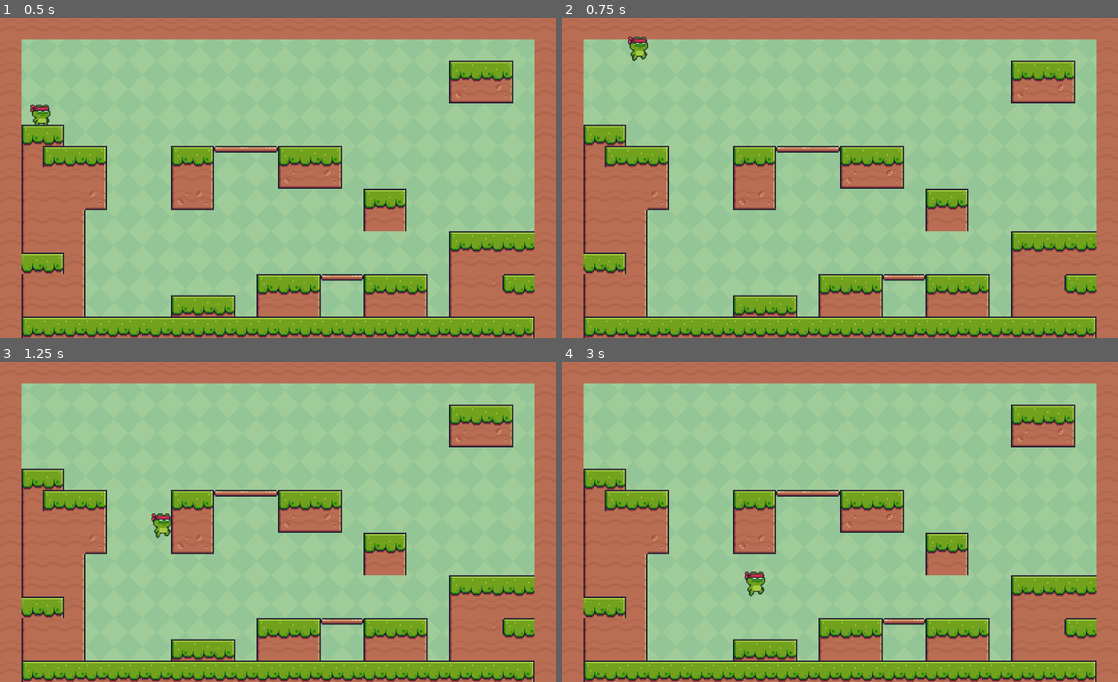
Above: before the commit, frames 1-4 (two rows, left to right).
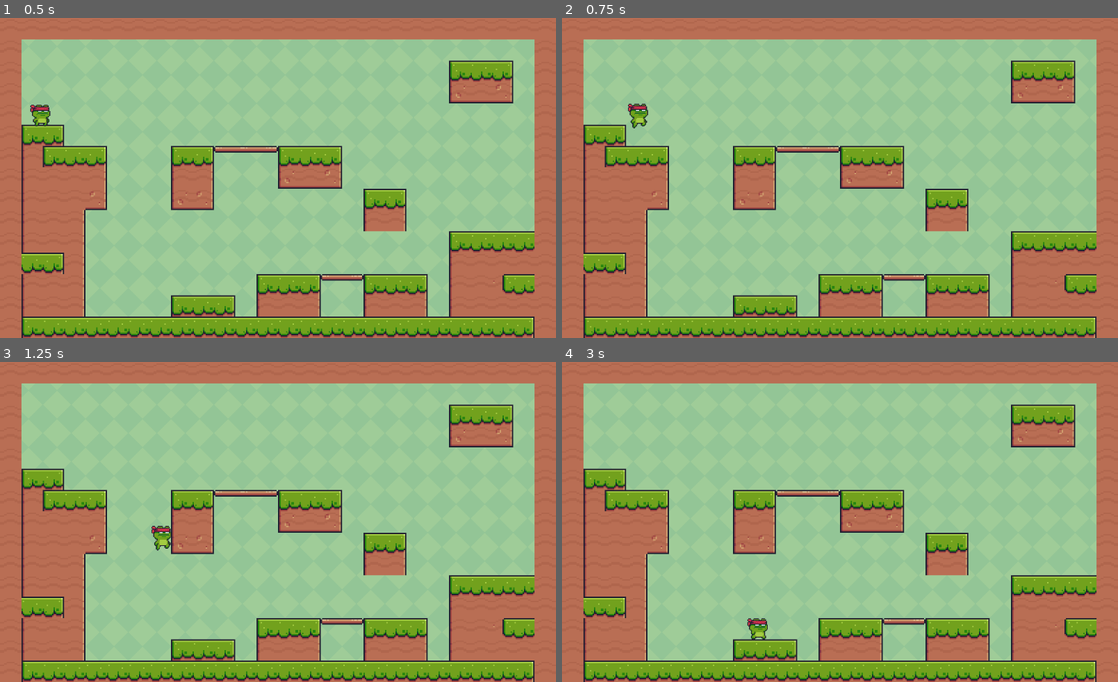
Above: after the commit, the same moments.

Repository: peetj/godot-game-design-workshop
Game: Godot game, scene res://main.tscn
Same seed, same stepped clock (60 frames per second), same inputs: the game is played once before the commit and once after it.
Inputs:
- Up to frame 1 (0.5 s): no input
- Up to frame 2 (0.75 s): tap Enter (ui_accept) at 0.5, 0.6 s; hold Right (ui_right) from 0.53 s (still down)
- Up to frame 3 (1.25 s): keep holding Right (ui_right); tap Up (jump, bound only after the commit) at 0.77, 0.8, 1.07 s
- Up to frame 4 (3 s): tap Up (jump, bound only after the commit) at 1.35, 1.52, 1.82, 2.3 s; tap Enter (ui_accept) at 1.55, 2.1, 2.85 s; release Right (ui_right) at 2.03 s; hold Left (ui_left) 2.03-2.78 s; hold Right (ui_right) from 2.78 s (still down)

Frame 1 is identical in both runs. In frame 2, 0.4% of the frame differs, in the area x 11-16%, y 5-35%; in frame 3, 0.3%; in frame 4, 0.4%.

Commit message:
Stage 7 - Add Keyboard Mapping

Diff:
--- a/project.godot
+++ b/project.godot
@@ -21,6 +21,27 @@
 window/size/viewport_height=720
 window/stretch/mode="viewport"
 
+[input]
+
+left={
+"deadzone": 0.2,
+"events": [Object(InputEventKey,"resource_local_to_scene":false,"resource_name":"","device":-1,"window_id":0,"alt_pressed":false,"shift_pressed":false,"ctrl_pressed":false,"meta_pressed":false,"pressed":false,"keycode":0,"physical_keycode":4194319,"key_label":0,"unicode":0,"location":0,"echo":false,"script":null)
+, Object(InputEventKey,"resource_local_to_scene":false,"resource_name":"","device":-1,"window_id":0,"alt_pressed":false,"shift_pressed":false,"ctrl_pressed":false,"meta_pressed":false,"pressed":false,"keycode":0,"physical_keycode":65,"key_label":0,"unicode":97,"location":0,"echo":false,"script":null)
+]
+}
+right={
+"deadzone": 0.2,
+"events": [Object(InputEventKey,"resource_local_to_scene":false,"resource_name":"","device":-1,"window_id":0,"alt_pressed":false,"shift_pressed":false,"ctrl_pressed":false,"meta_pressed":false,"pressed":false,"keycode":0,"physical_keycode":4194321,"key_label":0,"unicode":0,"location":0,"echo":false,"script":null)
+, Object(InputEventKey,"resource_local_to_scene":false,"resource_name":"","device":-1,"window_id":0,"alt_pressed":false,"shift_pressed":false,"ctrl_pressed":false,"meta_pressed":false,"pressed":false,"keycode":0,"physical_keycode":68,"key_label":0,"unicode":100,"location":0,"echo":false,"script":null)
+]
+}
+jump={
+"deadzone": 0.2,
+"events": [Object(InputEventKey,"resource_local_to_scene":false,"resource_name":"","device":-1,"window_id":0,"alt_pressed":false,"shift_pressed":false,"ctrl_pressed":false,"meta_pressed":false,"pressed":false,"keycode":0,"physical_keycode":4194320,"key_label":0,"unicode":0,"location":0,"echo":false,"script":null)
+, Object(InputEventKey,"resource_local_to_scene":false,"resource_name":"","device":-1,"window_id":0,"alt_pressed":false,"shift_pressed":false,"ctrl_pressed":false,"meta_pressed":false,"pressed":false,"keycode":0,"physical_keycode":32,"key_label":0,"unicode":32,"location":0,"echo":false,"script":null)
+]
+}
+
 [physics]
 
 2d/default_gravity=2500.0
--- a/scripts/main_character.gd
+++ b/scripts/main_character.gd
@@ -19,12 +19,12 @@
 		sprite_2d.animation = "jumping"
 
 	# Handle jump.
-	if Input.is_action_just_pressed("ui_accept") and is_on_floor():
+	if Input.is_action_just_pressed("jump") and is_on_floor():
 		velocity.y = JUMP_VELOCITY
 
 	# Get the input direction and handle the movement/deceleration.
 	# As good practice, you should replace UI actions with custom gameplay actions.
-	var direction := Input.get_axis("ui_left", "ui_right")
+	var direction := Input.get_axis("left", "right")
 	if direction:
 		velocity.x = direction * SPEED
 	else:
